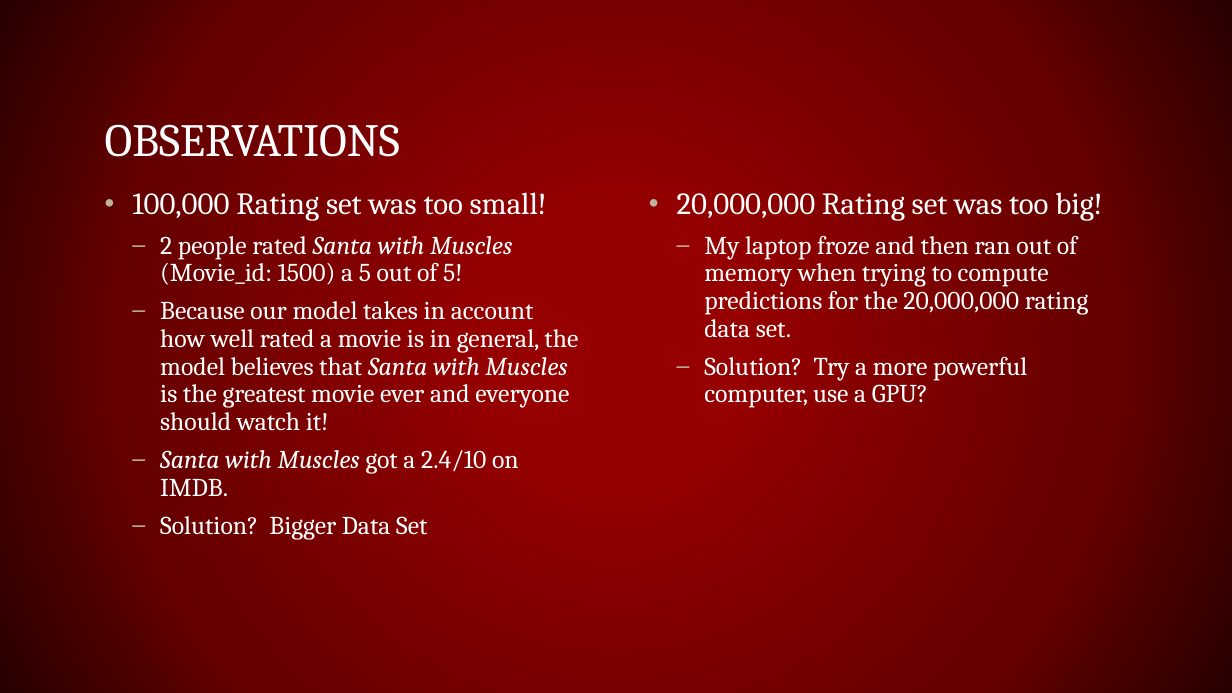
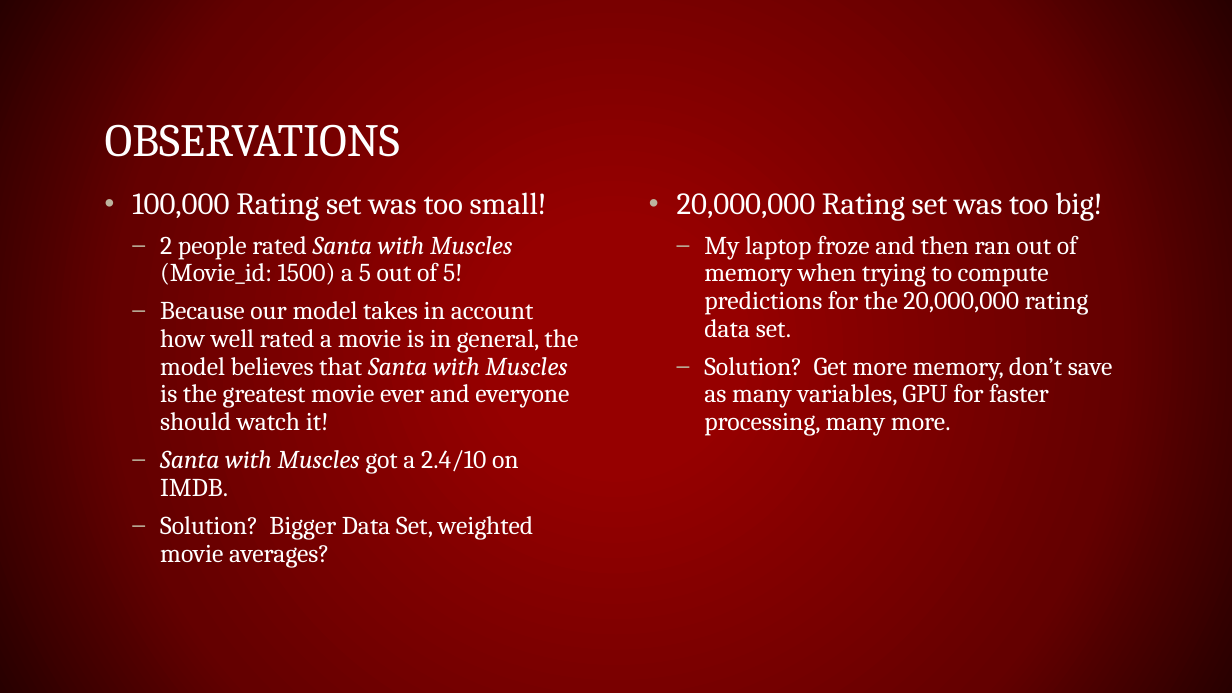
Before and after one commit to rwedoff/Recommendation-Systems-Project, a slide deck: slide 11 of Recommendation Systems.pptx. Drawn at 1232x693 pixels with LibreOffice and Linux fonts; fonts in the diff are those of the drawing. Boxes give left, top, right and bottom in pixels: in the first picture for what was removed or moved away, otherwise in the second. Text is boxed around its words. In the diff, an @@ line names an element or a change of style, - is before the commit and + after.

```diff
--- a/Recommendation Systems.pptx
+++ b/Recommendation Systems.pptx
@@ text at [704, 357, 1113, 436]: text changed @@
-  – Solution? Try a more powerful computer, use a GPU?
+  – Solution? Get more memory, don’t save as many variables, GPU for faster processing, many more.
@@ text at [160, 516, 533, 567]: text changed @@
-  – Solution? Bigger Data Set
+  – Solution? Bigger Data Set, weighted movie averages?
```
Also in this commit, not shown: 7 other slides changed, 4 slides added, 3 other files.
